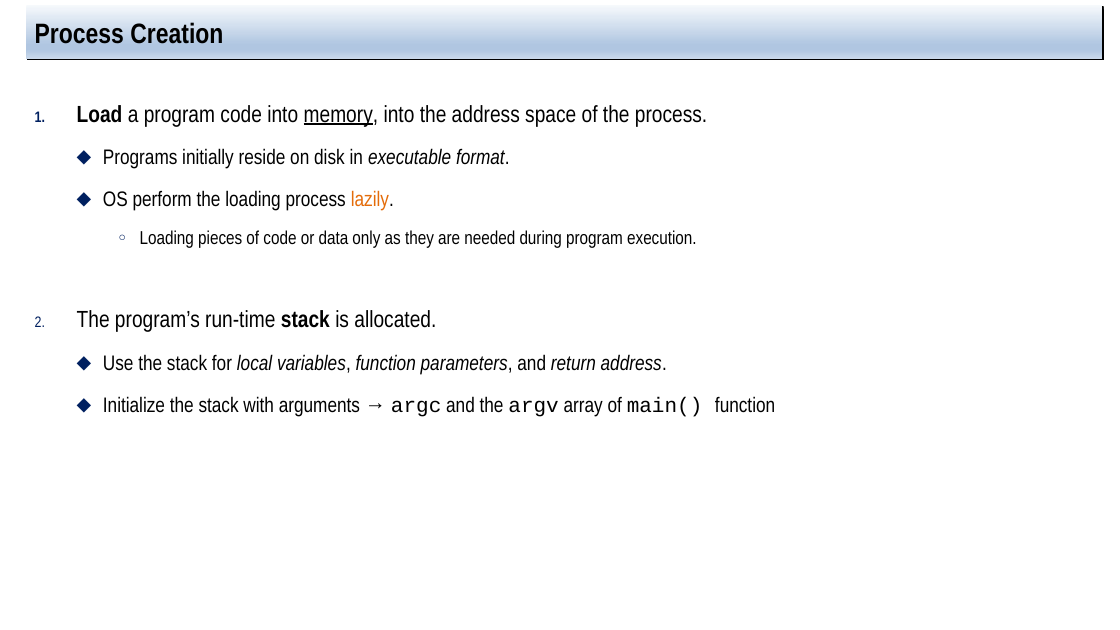
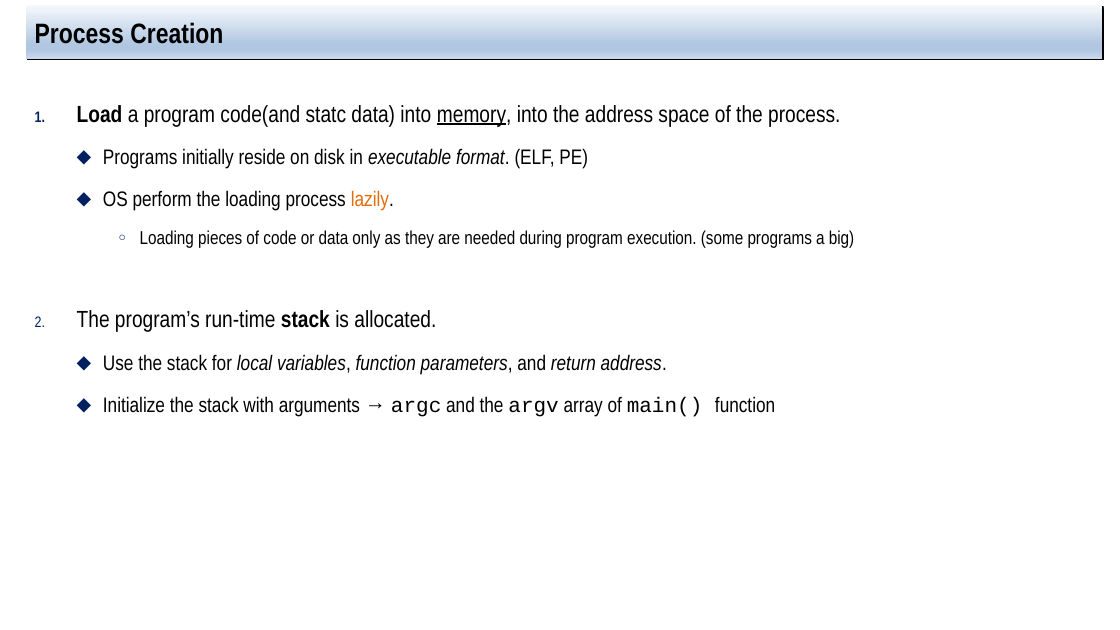
Before and after one commit to jachermocilla/extra-course-materials, a slide deck: slide 9 of cmsc125/ostep/slides/01.Virtualization/04.The_abstraction_the_process.pptx (slide 8 before the commit). Drawn at 1120x630 pixels with LibreOffice and Linux fonts; fonts in the diff are those of the drawing. Boxes give left, top, right and bottom in pixels: in the first picture for what was removed or moved away, otherwise in the second. Text is boxed around its words. In the diff, an @@ line names an element or a change of style, - is before the commit and + after.

```diff
--- a/cmsc125/ostep/slides/01.Virtualization/04.The_abstraction_the_process.pptx
+++ b/cmsc125/ostep/slides/01.Virtualization/04.The_abstraction_the_process.pptx
@@ text at [77, 105, 840, 169]: text changed @@
-1. Load a program code into memory, into the address space of the process.
-  ⬥ Programs initially reside on disk in executable format.
+1. Load a program code(and statc data) into memory, into the address space of the process.
+  ⬥ Programs initially reside on disk in executable format. (ELF, PE)
@@ text at [140, 230, 854, 248]: text changed @@
-    ○ Loading pieces of code or data only as they are needed during program execution.
+    ○ Loading pieces of code or data only as they are needed during program execution. (some programs a big)
```
Also in this commit, not shown: 10 other slides changed, 3 slides added, 1 other file.
